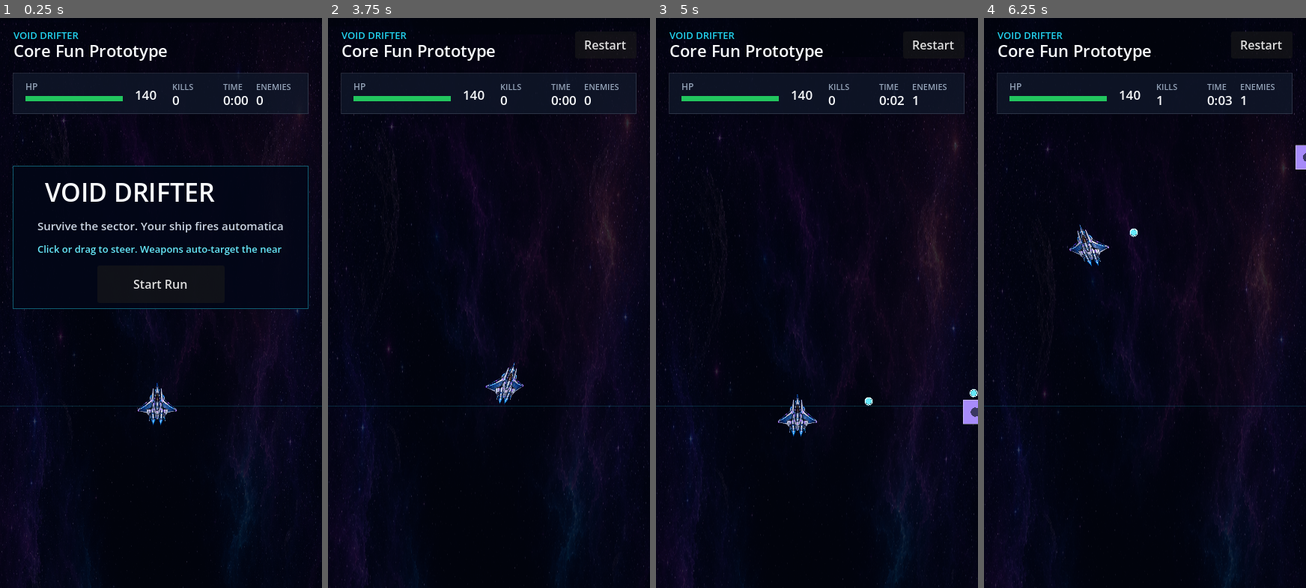
Above: before the commit, frames 1-4 (left to right).
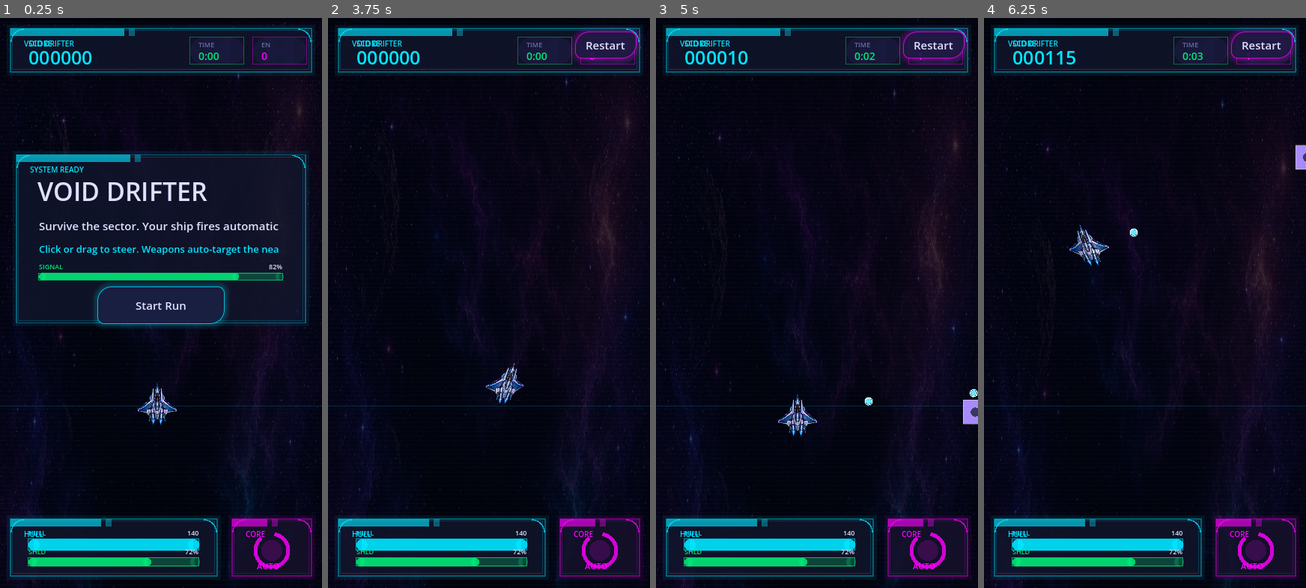
Above: after the commit, the same moments.

Repository: pflikweert/space-idle-game
Game: Godot game, scene res://scenes/main.tscn
Same seed, same stepped clock (60 frames per second), same inputs: the game is played once before the commit and once after it.
Inputs (mouse positions are in pixels of both pictures, inside the frame that each line leads up to):
- Up to frame 1 (0.25 s): no input
- Up to frame 2 (3.75 s): click "Start Run" at 0.5 s; click "Restart" at 1.25 s; click "Restart" at 2 s; click "Restart" at 2.75 s; move the mouse to (559, 274) at 3.52 s; click (559, 274) at 3.67 s
- Up to frame 3 (5 s): drag from (752, 331) to (800, 417) at 4.27 s
- Up to frame 4 (6.25 s): move the mouse to (1177, 177) at 5.02 s; click (1177, 177) at 5.17 s; drag from (1128, 417) to (1048, 217) at 5.77 s

The runs differ from the first frame. In frame 1, 19% of the frame differs, in the area x 3-97%, y 1-99%; in frame 2, 11%; in frame 3, 12%; in frame 4, 13%.
Error before the commit: Invalid assignment of property or key 'size' with value of type 'Vector2' on a base object of type 'Nil'. (res://scripts/void_drifter_game.gd:387)
Error after the commit: Invalid assignment of property or key 'size' with value of type 'Vector2' on a base object of type 'Nil'. (res://scripts/void_drifter_game.gd:457)

Commit message:
Apply LCARS neon interface to Void Drifter Godot UI

Diff:
--- a/godot/void-drifter/scripts/void_drifter_game.gd
+++ b/godot/void-drifter/scripts/void_drifter_game.gd
@@ -18,6 +18,17 @@
 const DAMAGE_BULLET := 1
 const DAMAGE_ENEMY_CONTACT := 12
 const MAX_DELTA_SECONDS := 0.033
+const UI_CYAN := Color("#00E5FF")
+const UI_PLAYER_BLUE := Color("#1565C0")
+const UI_MAGENTA := Color("#FF00FF")
+const UI_PURPLE := Color("#6A1B9A")
+const UI_ORANGE := Color("#FF6D00")
+const UI_TEAL := Color("#00E676")
+const UI_BG := Color("#0A0A14")
+const UI_PANEL := Color("#121228")
+const UI_PANEL_MID := Color("#1A1A3E")
+const UI_TEXT := Color("#E0E0FF")
+const UI_TEXT_DIM := Color("#6070A0")
 
 const DIFFICULTY_SCALING := {
 	"max_enemies_start": 3,
@@ -64,6 +75,7 @@
 	set_process(true)
 	action_button.pressed.connect(_on_action_button_pressed)
 	header_restart_button.pressed.connect(start_run)
+	_style_buttons()
 	ship_textures = {
 		"idle": load("res://assets/player_ship/player_ship_idle.png"),
 		"bank_left": load("res://assets/player_ship/player_ship_bank_left.png"),
@@ -318,25 +330,29 @@
 			var rect := Rect2(0.0, offset + float(tile_index) * tile_height, size.x, tile_height)
 			draw_texture_rect(texture, rect, false, color)
 	draw_rect(Rect2(Vector2.ZERO, size), Color(0.008, 0.024, 0.09, 0.38))
-	draw_rect(Rect2(0.0, size.y * 0.68, size.x, 1.0), Color(0.13, 0.83, 0.93, 0.18))
+	_draw_scanlines(size)
+	draw_rect(Rect2(0.0, size.y * 0.68, size.x, 1.0), _with_alpha(UI_CYAN, 0.18))
 
 func _draw_hud(size: Vector2) -> void:
-	var top := 18.0
-	draw_string(get_theme_default_font(), Vector2(18, top + 10), "VOID DRIFTER", HORIZONTAL_ALIGNMENT_LEFT, -1, 13, Color("#22d3ee"))
-	draw_string(get_theme_default_font(), Vector2(18, top + 34), "Core Fun Prototype", HORIZONTAL_ALIGNMENT_LEFT, -1, 22, Color("#f8fafc"))
-	var hud_y := 74.0
-	_draw_panel(Rect2(18, hud_y, size.x - 36, 54), Color(0.06, 0.09, 0.16, 0.82), Color(0.58, 0.64, 0.72, 0.22))
+	var top_rect := Rect2(14, 14, size.x - 28, 58)
+	_draw_lcars_panel(top_rect, UI_CYAN, "VOID DRIFTER")
+	draw_string(get_theme_default_font(), top_rect.position + Vector2(24, 24), "SCORE", HORIZONTAL_ALIGNMENT_LEFT, -1, 10, UI_CYAN)
+	draw_string(get_theme_default_font(), top_rect.position + Vector2(24, 48), "%06d" % _get_score(), HORIZONTAL_ALIGNMENT_LEFT, -1, 25, UI_CYAN)
+	_draw_hud_chip(Vector2(size.x - 176, top_rect.position.y + 12), "TIME", _format_time(elapsed), UI_TEAL)
+	_draw_hud_chip(Vector2(size.x - 92, top_rect.position.y + 12), "EN", str(enemies.size()), UI_MAGENTA)
+
+	var bottom_width := minf(336.0, maxf(220.0, size.x - 154.0))
+	var bottom_rect := Rect2(14, size.y - 92, bottom_width, 76)
+	_draw_lcars_panel(bottom_rect, UI_CYAN, "HULL")
 	var hp_percent := clampf(float(player.hp) / float(PLAYER_HP), 0.0, 1.0)
-	draw_string(get_theme_default_font(), Vector2(34, hud_y + 22), "HP", HORIZONTAL_ALIGNMENT_LEFT, -1, 12, Color("#94a3b8"))
-	draw_rect(Rect2(34, hud_y + 30, 130, 7), Color(0.06, 0.09, 0.16, 0.94))
-	draw_rect(Rect2(34, hud_y + 30, 130 * hp_percent, 7), Color("#22c55e"))
-	draw_string(get_theme_default_font(), Vector2(180, hud_y + 35), str(player.hp), HORIZONTAL_ALIGNMENT_LEFT, -1, 17, Color("#f8fafc"))
-	draw_string(get_theme_default_font(), Vector2(230, hud_y + 22), "KILLS", HORIZONTAL_ALIGNMENT_LEFT, -1, 11, Color("#94a3b8"))
-	draw_string(get_theme_default_font(), Vector2(230, hud_y + 42), str(kills), HORIZONTAL_ALIGNMENT_LEFT, -1, 17, Color("#f8fafc"))
-	draw_string(get_theme_default_font(), Vector2(298, hud_y + 22), "TIME", HORIZONTAL_ALIGNMENT_LEFT, -1, 11, Color("#94a3b8"))
-	draw_string(get_theme_default_font(), Vector2(298, hud_y + 42), _format_time(elapsed), HORIZONTAL_ALIGNMENT_LEFT, -1, 17, Color("#f8fafc"))
-	draw_string(get_theme_default_font(), Vector2(size.x - 88, hud_y + 22), "ENEMIES", HORIZONTAL_ALIGNMENT_LEFT, -1, 11, Color("#94a3b8"))
-	draw_string(get_theme_default_font(), Vector2(size.x - 88, hud_y + 42), str(enemies.size()), HORIZONTAL_ALIGNMENT_LEFT, -1, 17, Color("#f8fafc"))
+	_draw_lcars_meter(Rect2(bottom_rect.position.x + 24, bottom_rect.position.y + 27, bottom_rect.size.x - 48, 15), hp_percent, UI_CYAN, "HULL", str(player.hp))
+	_draw_lcars_meter(Rect2(bottom_rect.position.x + 24, bottom_rect.position.y + 52, bottom_rect.size.x - 48, 11), 0.72, UI_TEAL, "SHLD", "72%")
+
+	var status_rect := Rect2(size.x - 120, size.y - 92, 106, 76)
+	_draw_lcars_panel(status_rect, UI_MAGENTA, "CORE")
+	draw_arc(status_rect.position + Vector2(53, 42), 22.0, -PI * 0.45, PI * 1.28, 28, _with_alpha(UI_MAGENTA, 0.82), 5.0)
+	draw_circle(status_rect.position + Vector2(53, 42), 14.0, _with_alpha(UI_MAGENTA, 0.16))
+	draw_string(get_theme_default_font(), status_rect.position + Vector2(33, 67), "AUTO", HORIZONTAL_ALIGNMENT_LEFT, -1, 11, UI_MAGENTA)
 
 func _draw_particles() -> void:
 	for particle in particles:
@@ -364,28 +380,85 @@
 	draw_set_transform(Vector2.ZERO, 0.0, Vector2.ONE)
 
 func _draw_ready_overlay(size: Vector2) -> void:
-	var rect := Rect2(18, size.y * 0.26, size.x - 36, 190)
-	_draw_panel(rect, Color(0.008, 0.024, 0.09, 0.90), Color(0.13, 0.83, 0.93, 0.42))
-	draw_string(get_theme_default_font(), Vector2(rect.position.x + 42, rect.position.y + 48), "VOID DRIFTER", HORIZONTAL_ALIGNMENT_LEFT, -1, 34, Color("#f8fafc"))
-	draw_string(get_theme_default_font(), Vector2(rect.position.x + 32, rect.position.y + 86), "Survive the sector. Your ship fires automatically.", HORIZONTAL_ALIGNMENT_LEFT, rect.size.x - 64, 15, Color("#cbd5e1"))
-	draw_string(get_theme_default_font(), Vector2(rect.position.x + 32, rect.position.y + 116), "Click or drag to steer. Weapons auto-target the nearest enemy.", HORIZONTAL_ALIGNMENT_LEFT, rect.size.x - 64, 13, Color("#67e8f9"))
+	var rect := Rect2(22, size.y * 0.24, size.x - 44, 224)
+	_draw_lcars_panel(rect, UI_CYAN, "SYSTEM READY")
+	draw_string(get_theme_default_font(), rect.position + Vector2(28, 62), "VOID DRIFTER", HORIZONTAL_ALIGNMENT_LEFT, rect.size.x - 56, 34, UI_TEXT)
+	draw_string(get_theme_default_font(), rect.position + Vector2(30, 101), "Survive the sector. Your ship fires automatically.", HORIZONTAL_ALIGNMENT_LEFT, rect.size.x - 60, 15, UI_TEXT)
+	draw_string(get_theme_default_font(), rect.position + Vector2(30, 131), "Click or drag to steer. Weapons auto-target the nearest enemy.", HORIZONTAL_ALIGNMENT_LEFT, rect.size.x - 60, 13, UI_CYAN)
+	_draw_lcars_meter(Rect2(rect.position.x + 30, rect.position.y + 158, rect.size.x - 60, 9), 0.82, UI_TEAL, "SIGNAL", "82%")
 
 func _draw_death_overlay(size: Vector2) -> void:
-	var rect := Rect2(18, size.y * 0.28, size.x - 36, 210)
-	_draw_panel(rect, Color(0.008, 0.024, 0.09, 0.92), Color(0.97, 0.44, 0.44, 0.42))
-	draw_string(get_theme_default_font(), Vector2(rect.position.x + 32, rect.position.y + 34), "RUN ENDED", HORIZONTAL_ALIGNMENT_LEFT, -1, 12, Color("#fca5a5"))
-	draw_string(get_theme_default_font(), Vector2(rect.position.x + 32, rect.position.y + 70), "Signal Lost", HORIZONTAL_ALIGNMENT_LEFT, -1, 30, Color("#f8fafc"))
-	var stats := "Kills %s     Survived %s     Score %s" % [kills, _format_time(elapsed), _get_score()]
-	draw_string(get_theme_default_font(), Vector2(rect.position.x + 32, rect.position.y + 112), stats, HORIZONTAL_ALIGNMENT_LEFT, rect.size.x - 64, 16, Color("#cbd5e1"))
+	var rect := Rect2(22, size.y * 0.26, size.x - 44, 236)
+	_draw_lcars_panel(rect, UI_ORANGE, "RUN ENDED")
+	draw_string(get_theme_default_font(), rect.position + Vector2(30, 62), "Signal Lost", HORIZONTAL_ALIGNMENT_LEFT, -1, 31, UI_TEXT)
+	_draw_stat_block(Rect2(rect.position.x + 30, rect.position.y + 92, 88, 52), "KILLS", str(kills), UI_MAGENTA)
+	_draw_stat_block(Rect2(rect.position.x + 124, rect.position.y + 92, 94, 52), "TIME", _format_time(elapsed), UI_CYAN)
+	_draw_stat_block(Rect2(rect.position.x + 224, rect.position.y + 92, rect.size.x - 254, 52), "SCORE", str(_get_score()), UI_TEAL)
+	_draw_lcars_meter(Rect2(rect.position.x + 30, rect.position.y + 158, rect.size.x - 60, 10), 0.18, UI_ORANGE, "SIGNAL", "LOST")
 
 func _draw_panel(rect: Rect2, fill: Color, stroke: Color) -> void:
 	draw_rect(rect, fill)
 	draw_rect(rect, stroke, false, 1.0)
 
+func _draw_lcars_panel(rect: Rect2, accent: Color, label := "") -> void:
+	draw_rect(rect.grow(5.0), _with_alpha(accent, 0.07))
+	draw_rect(rect, _with_alpha(UI_PANEL, 0.78))
+	draw_rect(rect, _with_alpha(accent, 0.36), false, 1.4)
+	draw_rect(rect.grow(-3.0), _with_alpha(accent, 0.20), false, 1.0)
+	var header_width := minf(rect.size.x * 0.44, 152.0)
+	_draw_lcars_block(Rect2(rect.position.x, rect.position.y, header_width, 10), accent, 0.62)
+	_draw_lcars_block(Rect2(rect.position.x + header_width + 6, rect.position.y, 8, 10), accent, 0.36)
+	draw_arc(rect.position + Vector2(18, 18), 17.0, PI, PI * 1.5, 10, _with_alpha(accent, 0.72), 1.5)
+	draw_arc(rect.position + Vector2(rect.size.x - 18, 18), 17.0, PI * 1.5, TAU, 10, _with_alpha(accent, 0.72), 1.5)
+	if label != "":
+		draw_string(get_theme_default_font(), rect.position + Vector2(18, 24), label, HORIZONTAL_ALIGNMENT_LEFT, -1, 10, accent)
+
+func _draw_lcars_block(rect: Rect2, color: Color, alpha := 1.0) -> void:
+	draw_rect(rect, _with_alpha(color, alpha))
+
+func _draw_lcars_meter(rect: Rect2, percent: float, fill_color: Color, label: String, value: String) -> void:
+	var clamped := clampf(percent, 0.0, 1.0)
+	draw_string(get_theme_default_font(), rect.position + Vector2(0, -5), label, HORIZONTAL_ALIGNMENT_LEFT, -1, 9, fill_color)
+	draw_string(get_theme_default_font(), rect.position + Vector2(rect.size.x - 42, -5), value, HORIZONTAL_ALIGNMENT_RIGHT, 42, 9, UI_TEXT)
+	_draw_capsule(rect.grow(1.0), _with_alpha(fill_color, 0.24))
+	var fill_width := maxf(rect.size.y, rect.size.x * clamped)
+	_draw_capsule(Rect2(rect.position, Vector2(fill_width, rect.size.y)), _with_alpha(fill_color, 0.88))
+	draw_rect(rect, _with_alpha(fill_color, 0.70), false, 1.0)
+
+func _draw_hud_chip(position: Vector2, label: String, value: String, accent: Color) -> void:
+	var rect := Rect2(position, Vector2(72, 36))
+	_draw_capsule(rect, _with_alpha(UI_PANEL_MID, 0.72))
+	draw_rect(rect, _with_alpha(accent, 0.42), false, 1.0)
+	draw_string(get_theme_default_font(), position + Vector2(11, 13), label, HORIZONTAL_ALIGNMENT_LEFT, -1, 9, UI_TEXT_DIM)
+	draw_string(get_theme_default_font(), position + Vector2(11, 30), value, HORIZONTAL_ALIGNMENT_LEFT, -1, 14, accent)
+
+func _draw_stat_block(rect: Rect2, label: String, value: String, accent: Color) -> void:
+	_draw_panel(rect, _with_alpha(UI_PANEL_MID, 0.72), _with_alpha(accent, 0.34))
+	draw_string(get_theme_default_font(), rect.position + Vector2(10, 20), label, HORIZONTAL_ALIGNMENT_LEFT, -1, 9, UI_TEXT_DIM)
+	draw_string(get_theme_default_font(), rect.position + Vector2(10, 43), value, HORIZONTAL_ALIGNMENT_LEFT, rect.size.x - 20, 18, accent)
+
+func _draw_capsule(rect: Rect2, color: Color) -> void:
+	var radius := rect.size.y / 2.0
+	draw_rect(Rect2(rect.position + Vector2(radius, 0), Vector2(maxf(0.0, rect.size.x - radius * 2.0), rect.size.y)), color)
+	draw_circle(rect.position + Vector2(radius, radius), radius, color)
+	draw_circle(rect.position + Vector2(rect.size.x - radius, radius), radius, color)
+
+func _draw_scanlines(size: Vector2) -> void:
+	for y in range(0, int(size.y), 6):
+		draw_line(Vector2(0, y), Vector2(size.x, y), Color(1, 1, 1, 0.018), 1.0)
+
+func _with_alpha(color: Color, alpha: float) -> Color:
+	var next := color
+	next.a = alpha
+	return next
+
 func _layout_buttons() -> void:
 	var size := get_viewport_rect().size
 	action_button.size = Vector2(170, 50)
-	action_button.position = Vector2((size.x - action_button.size.x) / 2.0, size.y * 0.26 + 132)
+	if status == "dead":
+		action_button.position = Vector2((size.x - action_button.size.x) / 2.0, size.y * 0.26 + 180)
+	else:
+		action_button.position = Vector2((size.x - action_button.size.x) / 2.0, size.y * 0.24 + 176)
 	header_restart_button.size = Vector2(82, 36)
 	header_restart_button.position = Vector2(size.x - 100, 18)
 
@@ -397,6 +470,32 @@
 
 func _on_action_button_pressed() -> void:
 	start_run()
+
+func _style_buttons() -> void:
+	_apply_button_style(action_button, UI_CYAN)
+	_apply_button_style(header_restart_button, UI_MAGENTA)
+
+func _apply_button_style(button: Button, accent: Color) -> void:
+	button.add_theme_stylebox_override("normal", _make_button_style(_with_alpha(UI_PANEL_MID, 0.86), accent, 0.78))
+	button.add_theme_stylebox_override("hover", _make_button_style(_with_alpha(accent, 0.20), accent, 1.0))
+	button.add_theme_stylebox_override("pressed", _make_button_style(_with_alpha(accent, 0.34), accent, 1.0))
+	button.add_theme_color_override("font_color", UI_TEXT)
+	button.add_theme_color_override("font_hover_color", Color.WHITE)
+	button.add_theme_color_override("font_pressed_color", Color.WHITE)
+	button.add_theme_font_size_override("font_size", 15)
+
+func _make_button_style(fill: Color, border: Color, border_alpha: float) -> StyleBoxFlat:
+	var style := StyleBoxFlat.new()
+	style.bg_color = fill
+	style.border_color = _with_alpha(border, border_alpha)
+	style.set_border_width_all(1)
+	style.corner_radius_top_left = 18
+	style.corner_radius_top_right = 8
+	style.corner_radius_bottom_right = 18
+	style.corner_radius_bottom_left = 8
+	style.shadow_color = _with_alpha(border, 0.20)
+	style.shadow_size = 8
+	return style
 
 func _clamp_player_to_viewport() -> void:
 	if player.is_empty():
Binary file added: godot/void-drifter/assets/ui/luma_reference/bars_meters_sheet.png
Not shown, added: godot/void-drifter/assets/ui/luma_reference/bars_meters_sheet.png.import
Binary file added: godot/void-drifter/assets/ui/luma_reference/buttons_sheet.png
Not shown, added: godot/void-drifter/assets/ui/luma_reference/buttons_sheet.png.import
Binary file added: godot/void-drifter/assets/ui/luma_reference/gameplay_hud_mockup.png
Not shown, added: godot/void-drifter/assets/ui/luma_reference/gameplay_hud_mockup.png.import
Binary file added: godot/void-drifter/assets/ui/luma_reference/hud_elements_sheet.png
Not shown, added: godot/void-drifter/assets/ui/luma_reference/hud_elements_sheet.png.import
Binary file added: godot/void-drifter/assets/ui/luma_reference/lcars_panel_sheet.png
Not shown, added: godot/void-drifter/assets/ui/luma_reference/lcars_panel_sheet.png.import
Binary file added: godot/void-drifter/assets/ui/luma_reference/ship_focus_mockup.png
Not shown, added: godot/void-drifter/assets/ui/luma_reference/ship_focus_mockup.png.import
(and 9 more such lines)
